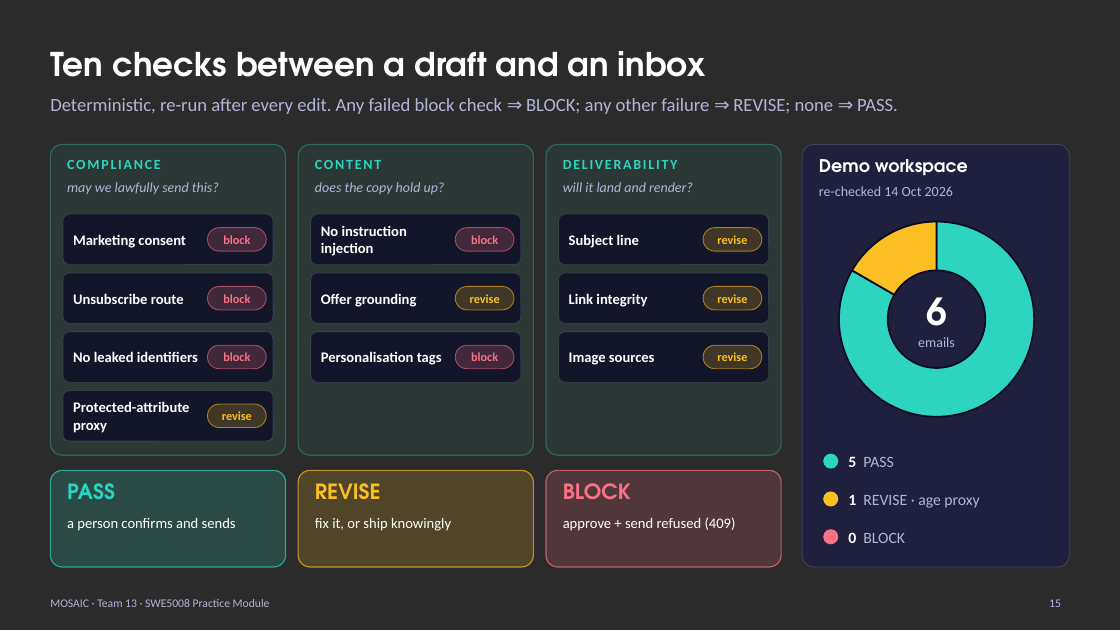
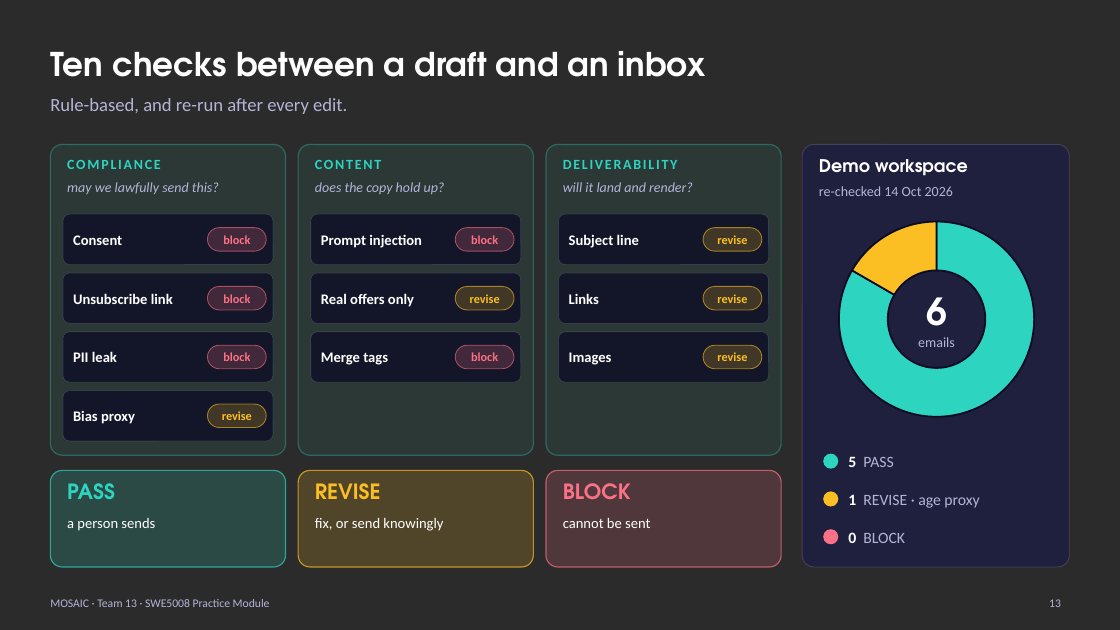
Before and after one commit to bearly-profitable/NUS-ISS-SWE5008-TEAM13-MOSAIC, a slide deck: slide 13 of docs/Team13_MOSAIC_Presentation.pptx (slide 15 before the commit). Drawn at 1120x630 pixels with LibreOffice and Linux fonts; fonts in the diff are those of the drawing; background and template pictures are left out; a plain dark background stands for a picture behind light text. Boxes give left, top, right and bottom in pixels: in the first picture for what was removed or moved away, otherwise in the second. Text is boxed around its words. In the diff, an @@ line names an element or a change of style, - is before the commit and + after.

```diff
--- a/docs/Team13_MOSAIC_Presentation.pptx
+++ b/docs/Team13_MOSAIC_Presentation.pptx
@@ text at bbox=[50, 98, 347, 114]: text changed @@
-Deterministic, re-run after every edit. Any failed block check ⇒ BLOCK; any other failure ⇒ REVISE; none ⇒ PASS.
+Rule-based, and re-run after every edit.
@@ text at bbox=[73, 235, 122, 245]: text changed @@
-Marketing consent
+Consent
@@ text at bbox=[321, 234, 422, 248]: text changed @@
-No instruction injection
+Prompt injection
@@ text at bbox=[73, 293, 173, 304]: text changed @@
-Unsubscribe route
+Unsubscribe link
@@ text at bbox=[321, 293, 414, 307]: text changed @@
-Offer grounding
+Real offers only
@@ text at bbox=[569, 293, 599, 304]: text changed @@
-Link integrity
+Links
@@ text at bbox=[73, 351, 117, 362]: text changed @@
-No leaked identifiers
+PII leak
@@ text at bbox=[321, 352, 388, 365]: text changed @@
-Personalisation tags
+Merge tags
@@ text at bbox=[569, 352, 612, 365]: text changed @@
-Image sources
+Images
@@ text at bbox=[73, 411, 135, 424]: text changed @@
-Protected-attribute proxy
+Bias proxy
@@ text at bbox=[67, 518, 155, 531]: text changed @@
-a person confirms and sends
+a person sends
@@ text at bbox=[315, 518, 443, 531]: text changed @@
-fix it, or ship knowingly
+fix, or send knowingly
@@ text at bbox=[563, 518, 650, 528]: text changed @@
-approve + send refused (409)
+cannot be sent
@@ page number at bbox=[1049, 599, 1061, 607]: text changed @@
-15
+13
```
Also in this commit, not shown: 7 other slides changed, 2 slides removed, 9 other files.
